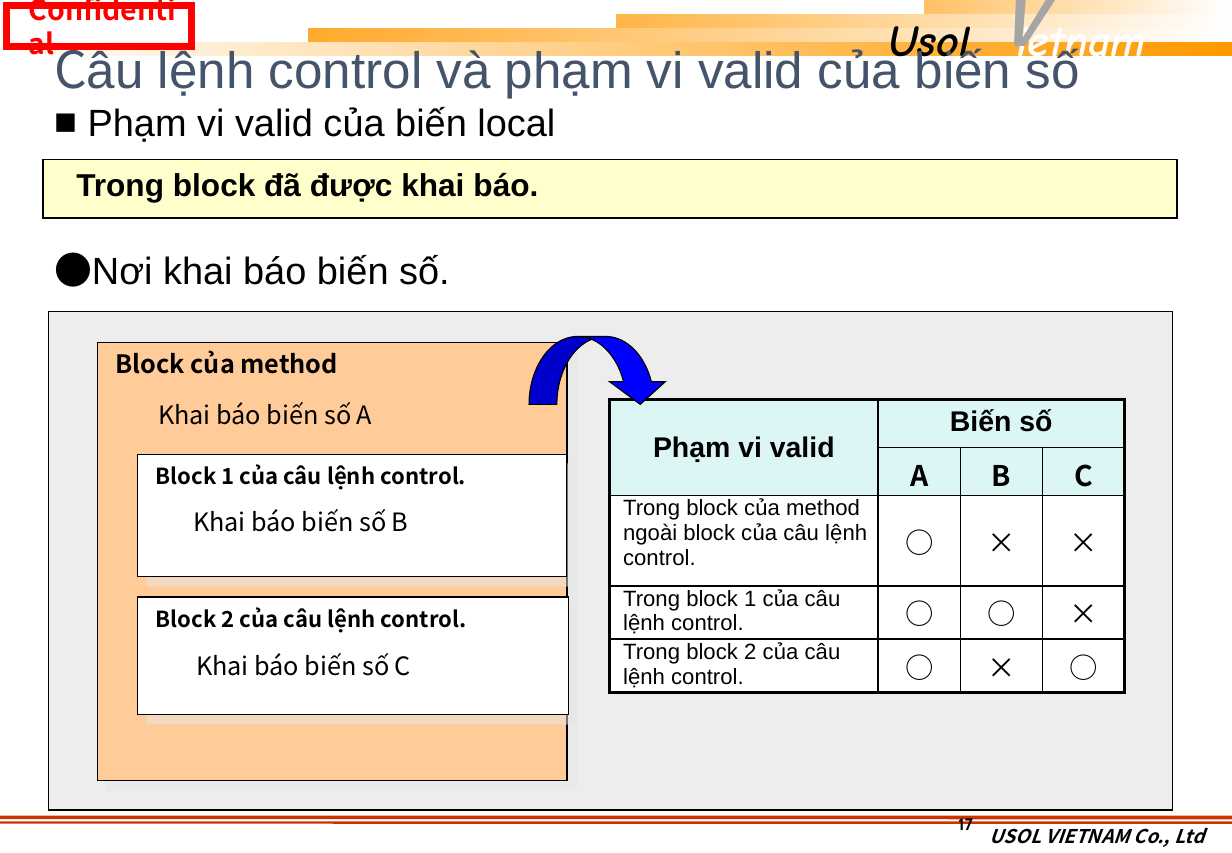
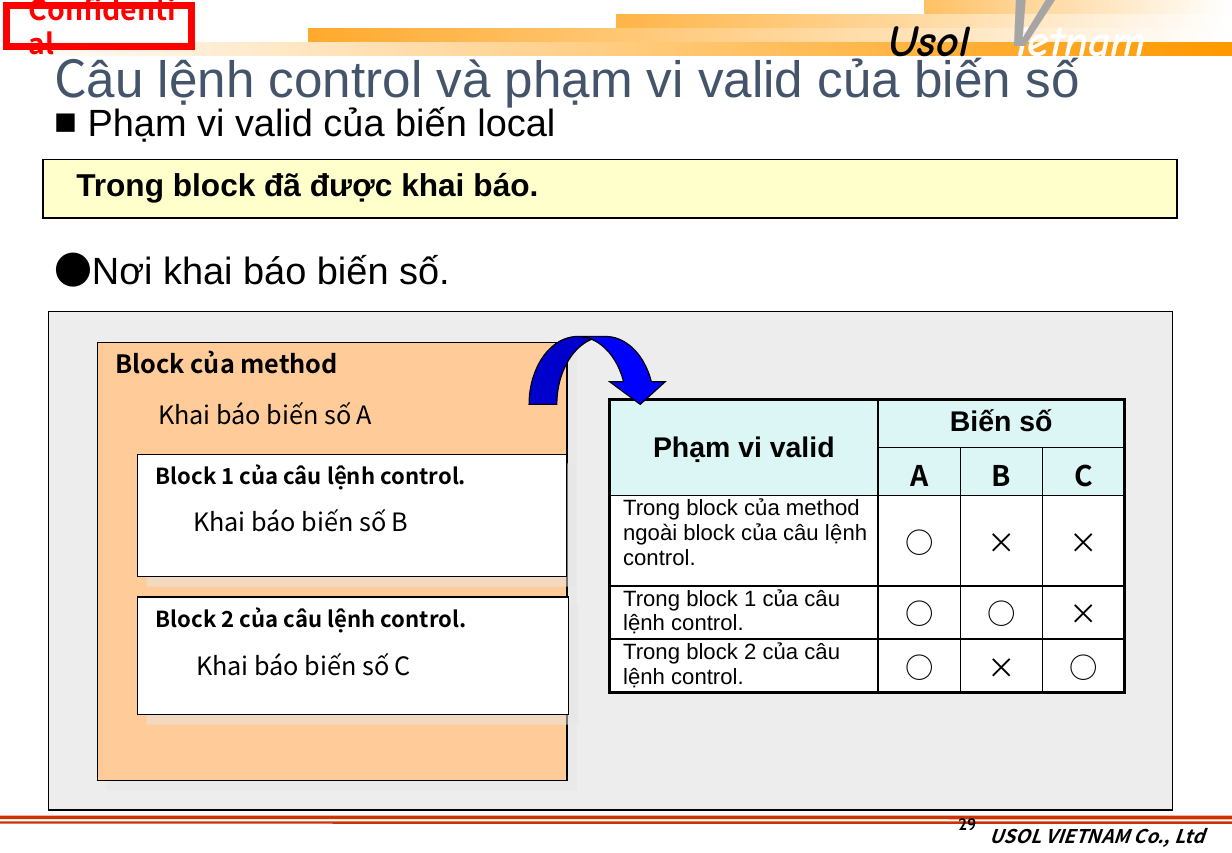
Before and after one commit to khuongmaingoc/javaDoc, a slide deck: slide 29 of Java_Week2.pptx (slide 17 before the commit). Drawn at 1232x853 pixels with LibreOffice and Linux fonts; fonts in the diff are those of the drawing; background and template pictures are left out. Boxes give left, top, right and bottom in pixels: in the first picture for what was removed or moved away, otherwise in the second. Text is boxed around its words. In the diff, an @@ line names an element or a change of style, - is before the commit and + after.

```diff
--- a/Java_Week2.pptx
+++ b/Java_Week2.pptx
@@ title "Câu lệnh control và phạm ..." rewrapped from (x1=54, y1=43, x2=1080, y2=98) to (x1=54, y1=45, x2=1080, y2=110) @@
@@ page number at (x1=958, y1=816, x2=976, y2=834): text changed @@
-17
+29
```
Also in this commit, not shown: 13 other slides changed, 19 slides added, 3 other files.
